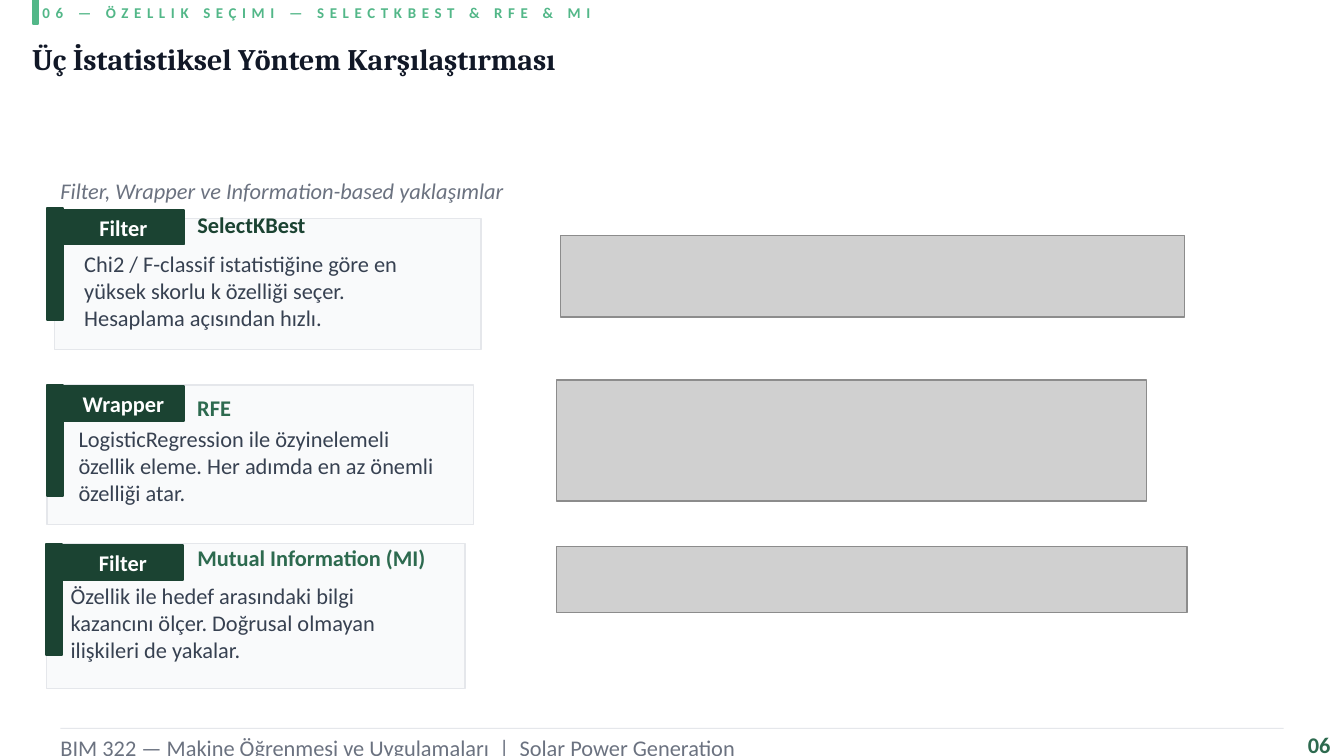
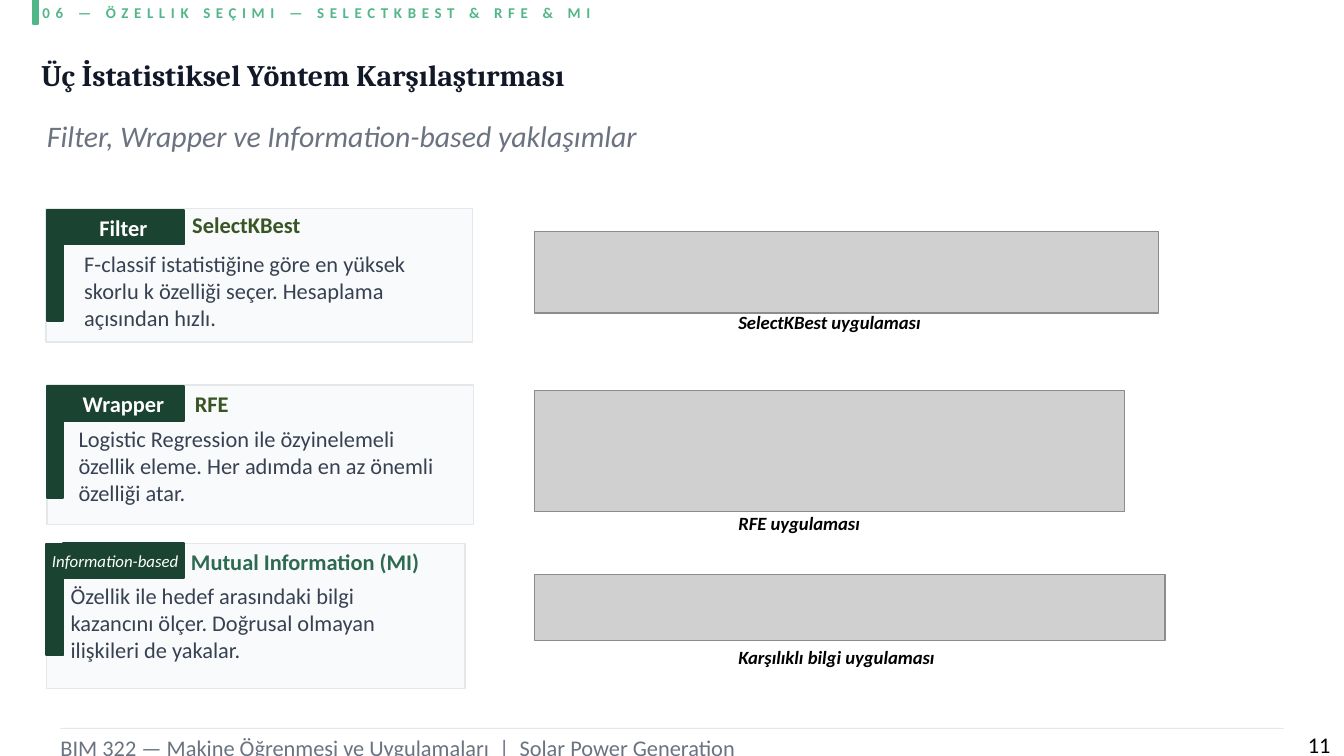
Before and after one commit to busraddmr/BIM322-Solar-Power-Prediction, a slide deck: slide 11 of sunum/BusraDemir_NazeninTatar_BIM322_Sunum.pptx (slide 10 before the commit). Drawn at 1344x756 pixels with LibreOffice and Linux fonts; fonts in the diff are those of the drawing; grey boxes stand for pictures. Boxes give left, top, right and bottom in pixels: in the first picture for what was removed or moved away, otherwise in the second. Text is boxed around its words. In the diff, an @@ line names an element or a change of style, - is before the commit and + after.

```diff
--- a/sunum/BusraDemir_NazeninTatar_BIM322_Sunum.pptx
+++ b/sunum/BusraDemir_NazeninTatar_BIM322_Sunum.pptx
@@ text "Üç İstatistiksel Yöntem Karşılaştırması": place and size @@
-text "Üç İstatistiksel Yöntem Karşılaştırması" at [32, 44, 555, 77]
+text "Üç İstatistiksel Yöntem Karşılaştırması" at [41, 60, 564, 93]
@@ text "Filter, Wrapper ve Information-based yaklaşımlar": place and size @@
-text "Filter, Wrapper ve Information-based yaklaşımlar" at [60, 183, 503, 203]
+text "Filter, Wrapper ve Information-based yaklaşımlar" at [47, 126, 637, 152]
@@ text "Filter, Wrapper ve Information-based yaklaşımlar" at [47, 126, 637, 152]: size 12 to 16 pt @@
@@ rectangle: place and size @@
-rectangle at [55, 219, 481, 349]
+rectangle at [46, 208, 472, 343]
@@ text "SelectKBest" at [192, 217, 300, 233]: text colour #1B4332 to #385723 @@
@@ picture: place and size @@
-picture at [560, 235, 1185, 317]
+picture at [535, 231, 1160, 313]
@@ text at [84, 256, 405, 330]: text changed @@
-Chi2 / F-classif istatistiğine göre en yüksek skorlu k özelliği seçer. Hesaplama açısından hızlı.
+F-classif istatistiğine göre en yüksek skorlu k özelliği seçer. Hesaplama açısından hızlı.
@@ text added at [738, 313, 920, 332], 10 pt, text #000000, bold, italic @@
+SelectKBest uygulaması
@@ text "RFE" at [195, 397, 229, 412]: text colour #2D6A4F to #385723 @@
@@ picture: place and size @@
-picture at [556, 380, 1146, 501]
+picture at [535, 391, 1125, 512]
@@ text at [79, 431, 433, 505]: spaces changed @@
-LogisticRegression ile özyinelemeli özellik eleme. Her adımda en az önemli özelliği atar.
+Logistic Regression ile özyinelemeli özellik eleme. Her adımda en az önemli özelliği atar.
@@ text added at [738, 517, 860, 533], 10 pt, text #000000, bold, italic @@
+RFE uygulaması
@@ text at [52, 555, 178, 569]: text changed; size 12 to 9 pt; bold off; italic on @@
-Filter
+Information-based
@@ text "Mutual Information (MI)": place and size @@
-text "Mutual Information (MI)" at [197, 549, 425, 569]
+text "Mutual Information (MI)" at [191, 553, 419, 573]
@@ picture: place and size @@
-picture at [556, 547, 1187, 613]
+picture at [535, 574, 1165, 640]
@@ text added at [738, 651, 934, 667], 10 pt, text #000000, bold, italic @@
+Karşılıklı bilgi uygulaması
@@ text at [1308, 738, 1331, 753]: text changed; text colour #2D6A4F to #000000; bold off @@
-06
+11
```
Also in this commit, not shown: 17 other slides changed, 5 slides added, 1 slide removed.
